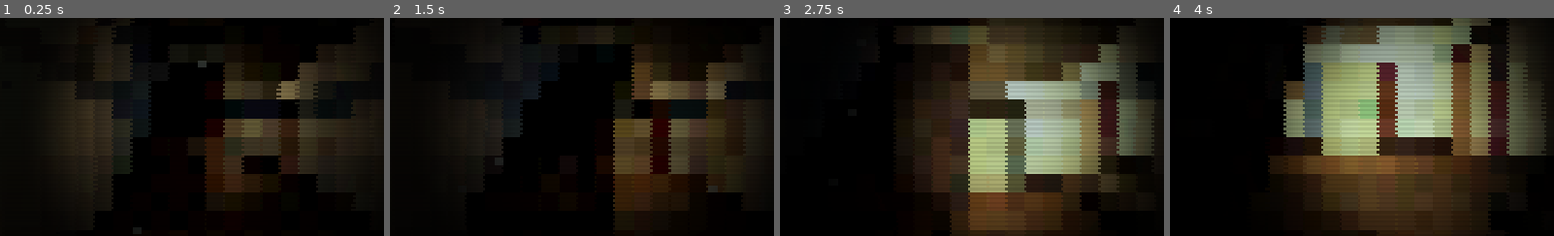
Above: before the commit, frames 1-4 (left to right).
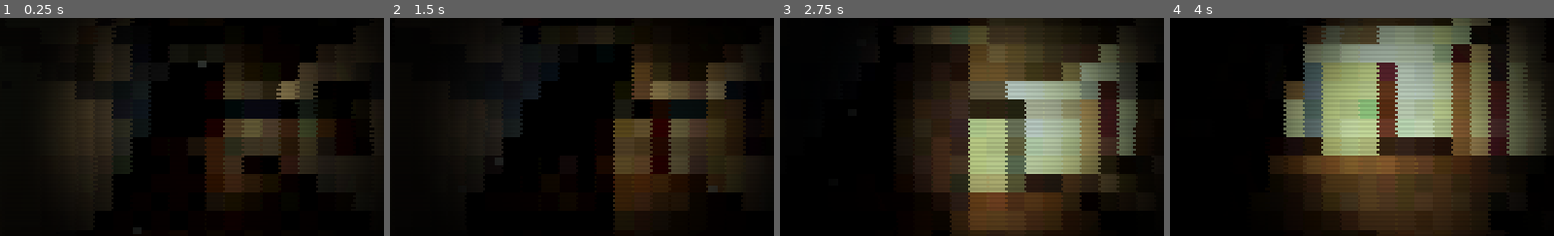
Above: after the commit, the same moments.

Repository: pma152402/disturbance-v-2
Game: Godot game, scene res://test.tscn
Two runs of this game, one before a commit and one after it. Both use one fixed random seed, a clock stepped at 60 frames per second and the inputs below.
Inputs (mouse positions are % of the whole screen's width and height, from its top left):
- Up to frame 1 (0.25 s): no input
- Up to frame 2 (1.5 s): tap Enter at 0.5 s; move the mouse to (55, 50) at 0.52 s; hold Shift (sprint) 0.53-1.28 s; hold W (move_forward) from 0.53 s (still down); click (55, 50) at 0.67 s; tap Space at 0.77 s; move the mouse to (45, 50) at 1.27 s; tap F at 1.35 s
- Up to frame 3 (2.75 s): keep holding W (move_forward); tap Space at 1.52 s; move the mouse to (52, 48) at 2.02 s; tap L at 2.1 s
- Up to frame 4 (4 s): keep holding W (move_forward); move the mouse to (48, 52) at 2.77 s; tap Ctrl at 2.85 s; click (48, 52) at 2.92 s; tap Space at 3.02, 3.77 s; move the mouse to (57, 51) at 3.52 s; tap X at 3.6 s
The pictures show only the part of the screen within x 21-71%, y 24-74%; the shares and areas given below are measured in that part.

The runs differ from the first frame. In frame 1, 1.3% of the frame differs, in the area x 82-97%, y 46-64%; in frame 2, 0.7%; in frame 3, 1.2%; in frame 4, less than 0.1%.

Commit message:
Granny bedroom ready

Diff:
--- a/house_baked.tscn
+++ b/house_baked.tscn
@@ -93,6 +93,9 @@
 [ext_resource type="PackedScene" uid="uid://bp32wcm4wdcd7" path="res://house_props/retro_alarm_clock.tscn" id="115_alarm_clock"]
 [ext_resource type="PackedScene" path="res://house_props/detailed_false_teeth.tscn" id="116_false_teeth"]
 [ext_resource type="PackedScene" path="res://house_props/crochet_table_doily.tscn" id="117_crochet_doily"]
+[ext_resource type="Texture2D" uid="uid://dvamc5vecdexr" path="res://assets/pictures/klimt_the_kiss.jpg" id="118_klimt"]
+[ext_resource type="Texture2D" uid="uid://dvikpxe0r043k" path="res://assets/pictures/goya_saturn.jpg" id="119_goya_saturn"]
+[ext_resource type="Texture2D" uid="uid://b00x17eoufrrf" path="res://assets/pictures/rubens_saturn.png" id="120_rubens_saturn"]
 
 [sub_resource type="StandardMaterial3D" id="StandardMaterial3D_lrwhq"]
 albedo_color = Color(0.44, 0.43, 0.39, 1)
@@ -2772,13 +2775,28 @@
 transform = Transform3D(1, 0, 0, 0, 1, 0, 0, 0, 1, 3, 4.3199997, 9.55)
 mesh = SubResource("BoxMesh_fgcuf")
 
+[node name="UpperHallPaintings" type="Node3D" parent="UpperFloor/Landing" unique_id=1465531709]
+editor_description = "Tres cuadros independientes alineados en la pared del pasillo superior."
+
+[node name="KlimtPainting" parent="UpperFloor/Landing/UpperHallPaintings" unique_id=322605984 instance=ExtResource("21_photo_frame")]
+transform = Transform3D(-4.9428486e-08, 8.139654e-06, -1.2, 1.7359557, 0.017685879, 0, 0.013654213, -2.2485294, -4.3439877e-06, 2.756322, 2.2123168, 0.99390984)
+photo_texture = ExtResource("118_klimt")
+
+[node name="GoyaSaturnPainting" parent="UpperFloor/Landing/UpperHallPaintings" unique_id=1437037189 instance=ExtResource("21_photo_frame")]
+transform = Transform3D(0.029688127, 0, 1.1998525, 0, 1.5156974, 0, -1.8916616, 0, 0.018830724, -5.039152, 6.75473, -2.2110724)
+photo_texture = ExtResource("119_goya_saturn")
+
+[node name="RubensSaturnPainting" parent="UpperFloor/Landing/UpperHallPaintings" unique_id=1367763538 instance=ExtResource("21_photo_frame")]
+transform = Transform3D(-4.7965063e-06, 0, -1.2, 0, 1.4173617, 0, 1.3250054, 0, -4.343988e-06, 2.749528, 2.2020144, 2.8328817)
+photo_texture = ExtResource("120_rubens_saturn")
+
 [node name="RoomDivisions" type="Node3D" parent="UpperFloor" unique_id=1238962853]
 
 [node name="BedroomBathroomDivider" type="StaticBody3D" parent="UpperFloor/RoomDivisions" unique_id=830340519]
 transform = Transform3D(1, 0, 0, 0, 1, 0, 0, 0, 1, 8, 6.2, 3)
 
 [node name="Mesh" type="MeshInstance3D" parent="UpperFloor/RoomDivisions/BedroomBathroomDivider" unique_id=264478179]
-material_override = SubResource("ShaderMaterial_kev00")
+material_override = SubResource("ShaderMaterial_3ench")
 mesh = SubResource("BoxMesh_rdm8q")
 
 [node name="Collision" type="CollisionShape3D" parent="UpperFloor/RoomDivisions/BedroomBathroomDivider" unique_id=151971304]
@@ -2975,7 +2993,7 @@
 transform = Transform3D(-0.0023047533, 0, -0.23613518, 0, 1.1152667, 0, 0.42496213, 0, -0.0012806632, 10.6399355, 0.055426054, -5.477331)
 
 [node name="ManadaPhotoFrame2" parent="FurnitureAndPickups" unique_id=794948821 instance=ExtResource("21_photo_frame")]
-transform = Transform3D(-0.0028519332, 0, -0.2216133, 0, 0.30522794, 0, 0.24900876, 0, -0.0018262947, 10.979476, 2.094277, 4.1534986)
+transform = Transform3D(-0.003092424, 0, -0.2699823, 0, 0.27, 0, 0.2699823, 0, -0.003092424, 10.979476, 2.094277, 4.1534986)
 photo_texture = ExtResource("22_manada_photo")
 
 [node name="LivingRoomWallClock" parent="FurnitureAndPickups" unique_id=443701374 instance=ExtResource("23_wall_clock")]
@@ -3083,7 +3101,7 @@
 
 [node name="LivingRoomLampSwitch" parent="FurnitureAndPickups" unique_id=313137659 instance=ExtResource("36_light_switch")]
 transform = Transform3D(0.023900494, 0, -0.9997144, 0, 1, 0, 0.9997144, 0, 0.023900494, 3.0521522, 1.5144589, 4.0685678)
-assigned_lamps = Array[NodePath]([NodePath("../../LivingRoomGrandmaCeilingLamp2")])
+assigned_lamps = Array[NodePath]([NodePath("../LivingRoomGrandmaCeilingLamp")])
 
 [node name="LivingCan2" parent="FurnitureAndPickups" unique_id=674385911 instance=ExtResource("14_xo7o5")]
 transform = Transform3D(-0.02919951, 0, -0.9995736, 0, 1, 0, 0.9995736, 0, -0.02919951, 8.017499, 0.8023527, 4.527838)
@@ -3118,6 +3136,9 @@
 [node name="EntranceWoodenCrucifix" parent="FurnitureAndPickups" unique_id=1734368608 instance=ExtResource("45_crucifix")]
 transform = Transform3D(-0.006346573, 0, -0.99992853, 0, 0.5442163, 0, 0.5294441, 0, -0.011986382, -2.2752738, 2.6476173, 3.9051108)
 
+[node name="EntranceWoodenCrucifix2" parent="FurnitureAndPickups" unique_id=763614938 instance=ExtResource("45_crucifix")]
+transform = Transform3D(-0.52916974, 0, 0.034345534, 0, 0.5442163, 0, -0.01818534, 0, -0.9994104, 8.385375, 6.8111296, 3.1396139)
+
 [node name="EntranceRotaryPhone" parent="FurnitureAndPickups" unique_id=907170493 instance=ExtResource("46_rotary_phone")]
 transform = Transform3D(0.004179549, 0.99996066, 0.00782417, -0.999895, 0.0040703453, 0.013921404, 0.013889004, -0.007881529, 0.9998727, -2.4273646, 1.9197513, -2.1854358)
 
@@ -3131,7 +3152,7 @@
 transform = Transform3D(0.021489209, 0, 0.30753627, 0, 0.6299395, 0, -0.7830056, 0, 0.008440187, 3.0639582, 2.433427, 3.3374627)
 
 [node name="EntranceAccoladePhotoFrame" parent="FurnitureAndPickups" unique_id=775461641 instance=ExtResource("50_accolade_frame")]
-transform = Transform3D(-0.0014958099, 0, -0.9999969, 0, 0.45014662, 0, 0.6065706, 0, -0.0024660034, 11.003395, 2.30123, 3.4315927)
+transform = Transform3D(-0.0040225782, 0, -0.9999969, 0, 0.46659178, 0, 1.6312084, 0, -0.0024660034, 11.003395, 2.30123, 3.4315927)
 
 [node name="EntranceOldRadio" parent="FurnitureAndPickups" unique_id=248691655 instance=ExtResource("51_old_radio")]
 transform = Transform3D(-0.9849717, 0, 0.0822885, 0, 0.9470402, 0, -0.09138546, 0, -0.88692236, 5.2549486, 2.7170904, 2.349705)
@@ -3292,9 +3313,13 @@
 transform = Transform3D(0.0056995833, 0, 0.9999838, 0, 1, 0, -0.9999838, 0, 0.0056995833, 2.8752897, 5.578705, -4.66556)
 assigned_lamps = Array[NodePath]([NodePath("../FurnitureAndPickups/LivingRoomGrandmaCeilingLamp4")])
 
+[node name="LivingRoomLampSwitch5" parent="." unique_id=837332155 instance=ExtResource("36_light_switch")]
+transform = Transform3D(-0.04538944, 0, -0.9989694, 0, 1, 0, 0.9989694, 0, -0.04538944, 3.1398244, 5.578705, 5.3497157)
+assigned_lamps = Array[NodePath]([NodePath("../FurnitureAndPickups/LivingRoomGrandmaCeilingLamp3")])
+
 [node name="LivingRoomLampSwitch2" parent="." unique_id=1318114046 instance=ExtResource("36_light_switch")]
-transform = Transform3D(-0.009615116, 0, -0.99995375, 0, 1, 0, 0.99995375, 0, -0.009615116, 3.150398, 5.578705, 5.366562)
-assigned_lamps = Array[NodePath]([NodePath("../FurnitureAndPickups/LivingRoomGrandmaCeilingLamp2"), NodePath("../FurnitureAndPickups/LivingRoomGrandmaCeilingLamp3")])
+transform = Transform3D(-0.019318819, 0, 0.9998133, 0, 1, 0, -0.9998133, 0, -0.019318819, 2.868916, 5.578705, 8.781869)
+assigned_lamps = Array[NodePath]([NodePath("../FurnitureAndPickups/LivingRoomGrandmaCeilingLamp2")])
 
 [node name="LivingRoomLampSwitch3" parent="." unique_id=1984080596 instance=ExtResource("36_light_switch")]
 transform = Transform3D(-0.009615116, 0, -0.99995375, 0, 1, 0, 0.99995375, 0, -0.009615116, 3.117467, 5.578705, -0.37743407)
--- a/house_props/cautivo_photo_frame.tscn
+++ b/house_props/cautivo_photo_frame.tscn
@@ -1,21 +1,21 @@
-[gd_scene load_steps=8 format=3]
+[gd_scene format=3 uid="uid://b574jal8b7pgl"]
 
 [ext_resource type="PackedScene" path="res://house_props/photo_frame.tscn" id="1_frame"]
-[ext_resource type="Texture2D" path="res://assets/pictures/cautivo.jpg" id="2_photo"]
-[ext_resource type="FontFile" path="res://assets/fonts/PressStart2P-Regular.ttf" id="3_font"]
+[ext_resource type="Texture2D" uid="uid://c8mv7xo15ylw" path="res://assets/pictures/cautivo.jpg" id="2_photo"]
+[ext_resource type="FontFile" uid="uid://b60wwt30lnp8h" path="res://assets/fonts/PressStart2P-Regular.ttf" id="3_font"]
 
 [sub_resource type="StandardMaterial3D" id="Material_calendar_paper"]
 albedo_color = Color(0.91, 0.9, 0.84, 1)
 roughness = 0.96
 
+[sub_resource type="BoxMesh" id="Mesh_calendar_paper"]
+material = SubResource("Material_calendar_paper")
+size = Vector3(1.02, 0.64, 0.035)
+
 [sub_resource type="StandardMaterial3D" id="Material_binding"]
 albedo_color = Color(0.67, 0.68, 0.66, 1)
 metallic = 0.42
 roughness = 0.38
-
-[sub_resource type="BoxMesh" id="Mesh_calendar_paper"]
-material = SubResource("Material_calendar_paper")
-size = Vector3(1.02, 0.64, 0.035)
 
 [sub_resource type="BoxMesh" id="Mesh_binding"]
 material = SubResource("Material_binding")
@@ -24,48 +24,54 @@
 [sub_resource type="BoxShape3D" id="Shape_calendar"]
 size = Vector3(1.1, 2.52, 0.14)
 
-[node name="CautivoCalendar" type="Node3D"]
+[node name="CautivoCalendar" type="Node3D" unique_id=403190793]
 editor_description = "Calendario de pared del Cautivo, con marco blanco, fotografia superior y mes completo debajo."
 
-[node name="Frame" parent="." instance=ExtResource("1_frame")]
-scale = Vector3(0.57, 1.52, 1)
+[node name="Frame" parent="." unique_id=4745592 instance=ExtResource("1_frame")]
+transform = Transform3D(1.3759472, 0, 0, 0, 1.52, 0, 0, 0, 1, 0, 0, 0)
 photo_texture = ExtResource("2_photo")
 frame_color = Color(0.92, 0.91, 0.86, 1)
 
-[node name="CalendarPaper" type="MeshInstance3D" parent="."]
-position = Vector3(0, -1.075, 0.055)
+[node name="CalendarPaper" type="MeshInstance3D" parent="." unique_id=1101102552]
+transform = Transform3D(1, 0, 0, 0, 1, 0, 0, 0, 1, 0, -1.075, 0.055)
 mesh = SubResource("Mesh_calendar_paper")
 
-[node name="MetalBinding" type="MeshInstance3D" parent="."]
-position = Vector3(0, -0.735, 0.075)
+[node name="MetalBinding" type="MeshInstance3D" parent="." unique_id=1469211901]
+transform = Transform3D(1, 0, 0, 0, 1, 0, 0, 0, 1, 0, -0.735, 0.035423115)
 mesh = SubResource("Mesh_binding")
 
-[node name="Month" type="Label3D" parent="."]
-position = Vector3(0, -0.835, 0.085)
+[node name="Month" type="Label3D" parent="." unique_id=851292856]
+transform = Transform3D(1, 0, 0, 0, 1, 0, 0, 0, 1, 0, -0.835, 0.085)
 visibility_range_end = 7.0
 visibility_range_end_margin = 2.0
 visibility_range_fade_mode = 1
+pixel_size = 0.0032
+modulate = Color(0.14, 0.115, 0.085, 0.82)
+text = "OCTUBRE 1994"
 font = ExtResource("3_font")
 font_size = 25
-pixel_size = 0.0032
-modulate = Color(0.14, 0.115, 0.085, 0.82)
 outline_size = 0
-text = "OCTUBRE 1994"
 
-[node name="CalendarGrid" type="Label3D" parent="."]
-position = Vector3(0, -1.12, 0.086)
+[node name="CalendarGrid" type="Label3D" parent="." unique_id=313858178]
+transform = Transform3D(1, 0, 0, 0, 1, 0, 0, 0, 1, 0, -1.12, 0.086)
 visibility_range_end = 6.0
 visibility_range_end_margin = 2.0
 visibility_range_fade_mode = 1
+pixel_size = 0.00265
+modulate = Color(0.12, 0.1, 0.075, 0.76)
+text = "L  M  X  J  V  S  D
+-- -- -- -- -- 01 02
+03 04 05 06 07 08 09
+10 11 12 13 14 15 16
+17 18 19 20 21 22 23
+24 25 26 27 28 29 30
+31 -- -- -- -- -- --"
 font = ExtResource("3_font")
 font_size = 18
-pixel_size = 0.00265
-modulate = Color(0.12, 0.1, 0.075, 0.76)
 outline_size = 0
-text = "L  M  X  J  V  S  D\n-- -- -- -- -- 01 02\n03 04 05 06 07 08 09\n10 11 12 13 14 15 16\n17 18 19 20 21 22 23\n24 25 26 27 28 29 30\n31 -- -- -- -- -- --"
 
-[node name="CalendarCollision" type="StaticBody3D" parent="."]
+[node name="CalendarCollision" type="StaticBody3D" parent="." unique_id=1665811987]
 
-[node name="CollisionShape3D" type="CollisionShape3D" parent="CalendarCollision"]
-position = Vector3(0, -0.35, -0.01)
+[node name="CollisionShape3D" type="CollisionShape3D" parent="CalendarCollision" unique_id=1970609486]
+transform = Transform3D(1, 0, 0, 0, 1, 0, 0, 0, 1, 0, -0.35, -0.01)
 shape = SubResource("Shape_calendar")
--- a/house_props/photo_frame.gd
+++ b/house_props/photo_frame.gd
@@ -1,22 +1,45 @@
 @tool
 extends Node3D
+
+const IMAGE_HEIGHT := 0.9
+const FRAME_THICKNESS := 0.07
+const FRAME_DEPTH := 0.06
+
+var _refresh_pending := true
 
 @export_category("Picture")
 @export var photo_texture: Texture2D:
 	set(value):
 		photo_texture = value
-		_update_photo_material()
+		_queue_refresh()
 
 @export_category("Frame")
 @export var frame_color := Color(0.24, 0.115, 0.045, 1.0):
 	set(value):
 		frame_color = value
-		_update_frame_material()
+		_queue_refresh()
 
 
 func _ready() -> void:
+	_refresh_pending = true
+	set_process(true)
+
+
+func _process(_delta: float) -> void:
+	if not _refresh_pending:
+		set_process(false)
+		return
+	_refresh_pending = false
 	_update_photo_material()
+	_update_frame_geometry()
 	_update_frame_material()
+	set_process(false)
+
+
+func _queue_refresh() -> void:
+	_refresh_pending = true
+	if is_inside_tree():
+		set_process(true)
 
 
 func _update_photo_material() -> void:
@@ -27,8 +50,55 @@
 	material.albedo_color = Color.WHITE if photo_texture != null else Color(0.16, 0.13, 0.1, 1.0)
 	material.albedo_texture = photo_texture
 	material.roughness = 0.82
-	material.texture_filter = BaseMaterial3D.TEXTURE_FILTER_NEAREST
+	material.texture_filter = BaseMaterial3D.TEXTURE_FILTER_LINEAR_WITH_MIPMAPS_ANISOTROPIC
 	image.material_override = material
+
+
+func _update_frame_geometry() -> void:
+	var image := get_node_or_null("Image") as MeshInstance3D
+	var backing := get_node_or_null("Backing") as MeshInstance3D
+	var top := get_node_or_null("Frame/Top") as MeshInstance3D
+	var bottom := get_node_or_null("Frame/Bottom") as MeshInstance3D
+	var left := get_node_or_null("Frame/Left") as MeshInstance3D
+	var right := get_node_or_null("Frame/Right") as MeshInstance3D
+	var collision := get_node_or_null("StaticBody3D/CollisionShape3D") as CollisionShape3D
+	if image == null or backing == null or top == null or bottom == null or left == null or right == null:
+		return
+
+	var aspect := 16.0 / 9.0
+	if photo_texture != null and photo_texture.get_height() > 0:
+		aspect = float(photo_texture.get_width()) / float(photo_texture.get_height())
+	var image_width := IMAGE_HEIGHT * aspect
+	var outer_width := image_width + FRAME_THICKNESS * 2.0
+	var outer_height := IMAGE_HEIGHT + FRAME_THICKNESS * 2.0
+
+	var image_mesh := QuadMesh.new()
+	image_mesh.size = Vector2(image_width, IMAGE_HEIGHT)
+	image.mesh = image_mesh
+
+	var horizontal_mesh := BoxMesh.new()
+	horizontal_mesh.size = Vector3(outer_width, FRAME_THICKNESS, FRAME_DEPTH)
+	top.mesh = horizontal_mesh
+	bottom.mesh = horizontal_mesh
+	top.position = Vector3(0, (IMAGE_HEIGHT + FRAME_THICKNESS) * 0.5, 0)
+	bottom.position = Vector3(0, -(IMAGE_HEIGHT + FRAME_THICKNESS) * 0.5, 0)
+
+	var vertical_mesh := BoxMesh.new()
+	vertical_mesh.size = Vector3(FRAME_THICKNESS, IMAGE_HEIGHT, FRAME_DEPTH)
+	left.mesh = vertical_mesh
+	right.mesh = vertical_mesh
+	left.position = Vector3(-(image_width + FRAME_THICKNESS) * 0.5, 0, 0)
+	right.position = Vector3((image_width + FRAME_THICKNESS) * 0.5, 0, 0)
+
+	var backing_mesh := BoxMesh.new()
+	backing_mesh.size = Vector3(outer_width, outer_height, FRAME_DEPTH * 0.5)
+	backing.mesh = backing_mesh
+	backing.scale = Vector3.ONE
+
+	if collision != null:
+		var shape := BoxShape3D.new()
+		shape.size = Vector3(outer_width, outer_height, FRAME_DEPTH)
+		collision.shape = shape
 
 
 func _update_frame_material() -> void:
Binary file added: assets/pictures/goya_saturn.jpg
Not shown, added: assets/pictures/goya_saturn.jpg.import
Binary file added: assets/pictures/klimt_the_kiss.jpg
Not shown, added: assets/pictures/klimt_the_kiss.jpg.import
Binary file added: assets/pictures/rubens_saturn.png
Not shown, added: assets/pictures/rubens_saturn.png.import
Not shown: 77 places in house_baked.tscn that only renumber resources
